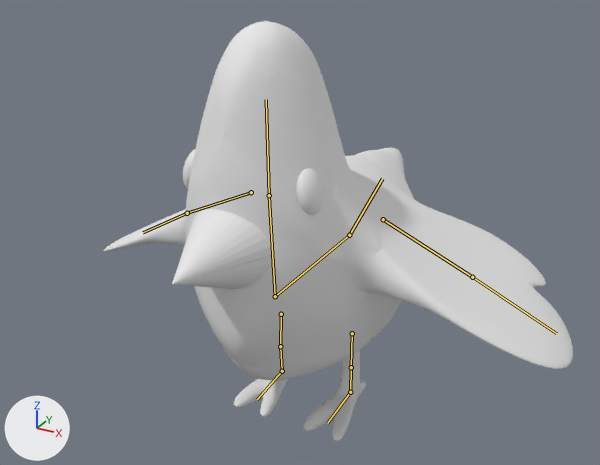
Before and after pictures for a commit that changed the Blender file Assets/_models/owens bird.blend.
The view is the same before and after, from a camera (50 mm lens) standing at (0.675, -1.262, 0.661) and looking at (0.021, -0.074, 0.067). The axes (+X, +Y, +Z) are drawn at lower left. The lights are the same throughout. The bones that bend it are drawn over the model as lines.

The first picture shows 'bird'.
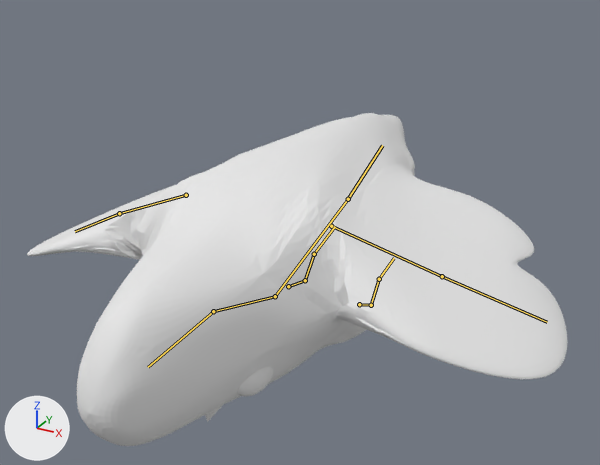
The newer file adds an action. The first version stands in its rest pose; the second is drawn at frame 5 of the action 'Swoop'.

Where the change shows, as pixel boxes (x1, y1, x2, y2) in the pictures (600 x 465 px):
'bird', posed (15% wider, 21% shorter)
    before: (104, 21, 573, 441)
    after: (27, 113, 568, 446)
bone 'Bone', root to tip
    before: (275, 296) to (269, 195)
    after: (275, 296) to (213, 311)
bone 'Bone.001', root to tip
    before: (269, 195) to (266, 99)
    after: (213, 311) to (148, 367)
bone 'wing.l', root to tip
    before: (383, 219) to (472, 277)
    after: (331, 226) to (442, 276)
bone 'wing.r', root to tip
    before: (251, 192) to (187, 213)
    after: (186, 195) to (119, 213)
bone 'Bone.002', root to tip
    before: (275, 296) to (349, 235)
    after: (275, 296) to (348, 199)
bone 'leg.l', root to tip
    before: (352, 333) to (351, 367)
    after: (359, 304) to (371, 305)
bone 'shin.l', root to tip
    before: (351, 367) to (350, 392)
    after: (371, 305) to (379, 279)
bone 'foot.l', root to tip
    before: (350, 392) to (327, 423)
    after: (379, 279) to (394, 258)
bone 'leg.r', root to tip
    before: (281, 314) to (280, 346)
    after: (288, 286) to (305, 280)
bone 'shin.r', root to tip
    before: (280, 346) to (282, 371)
    after: (305, 280) to (314, 254)
bone 'foot.r', root to tip
    before: (282, 371) to (257, 399)
    after: (314, 254) to (335, 226)
bone 'Bone.003', root to tip
    before: (349, 235) to (382, 178)
    after: (348, 199) to (382, 145)

The edits, one by one:
Bone 'Bone' (bone_bone) turns from (0, 0, 0) to (68, 0, 0) degrees about its own x, y and z.
Bone 'Bone.001' (bone_bone_001) turns from (0, 0, 0) to (-23, -5, 2) degrees about its own x, y and z.
Bone 'wing.l' (bone_wing_l) turns from (0, 0, 0) to (27, -46, -13) degrees about its own x, y and z.
Bone 'wing.r' (bone_wing_r) turns from (0, 0, 0) to (38, 58, 14) degrees about its own x, y and z.
Bone 'Bone.002' (bone_bone_002) turns from (0, 0, 0) to (16, 0, 0) degrees about its own x, y and z.
Bone 'leg.l' (bone_leg_l) turns from (0, 0, 0) to (-49, -4, -1) degrees about its own x, y and z.
Bone 'shin.l' (bone_shin_l) turns from (0, 0, 0) to (1, -1, -60) degrees about its own x, y and z.
Bone 'foot.l' (bone_foot_l) turns from (0, 0, 0) to (-51, 0, 0) degrees about its own x, y and z.
Bone 'leg.r' (bone_leg_r) turns from (0, 0, 0) to (-62, -1, 0) degrees about its own x, y and z.
Bone 'shin.r' (bone_shin_r) turns from (0, 0, 0) to (-1, 1, -60) degrees about its own x, y and z.
Bone 'foot.r' (bone_foot_r) turns from (0, 0, 0) to (-51, 0, 0) degrees about its own x, y and z.
Bone 'Bone.003' (bone_bone_003) turns from (0, 0, 0) to (-19, 0, 0) degrees about its own x, y and z.
